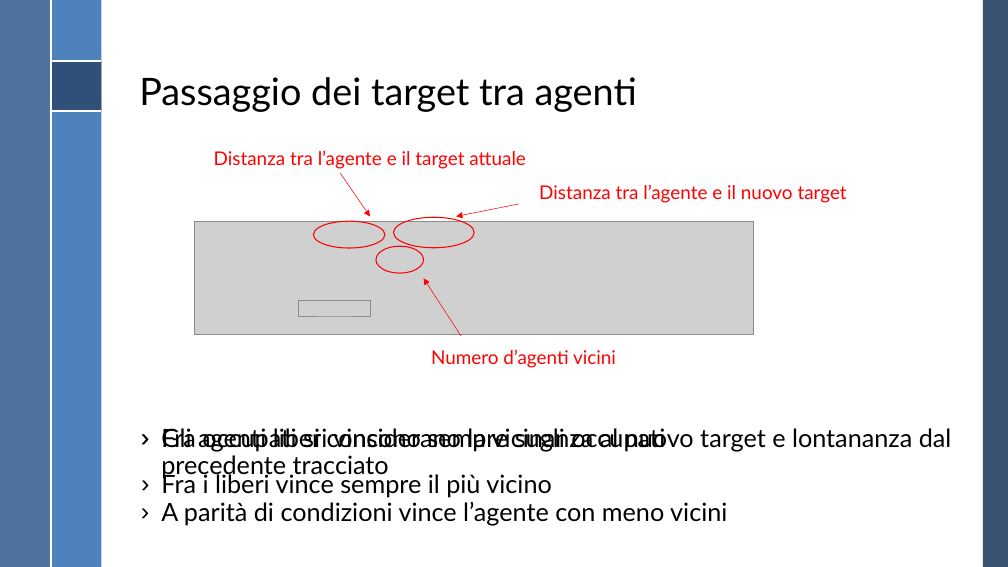
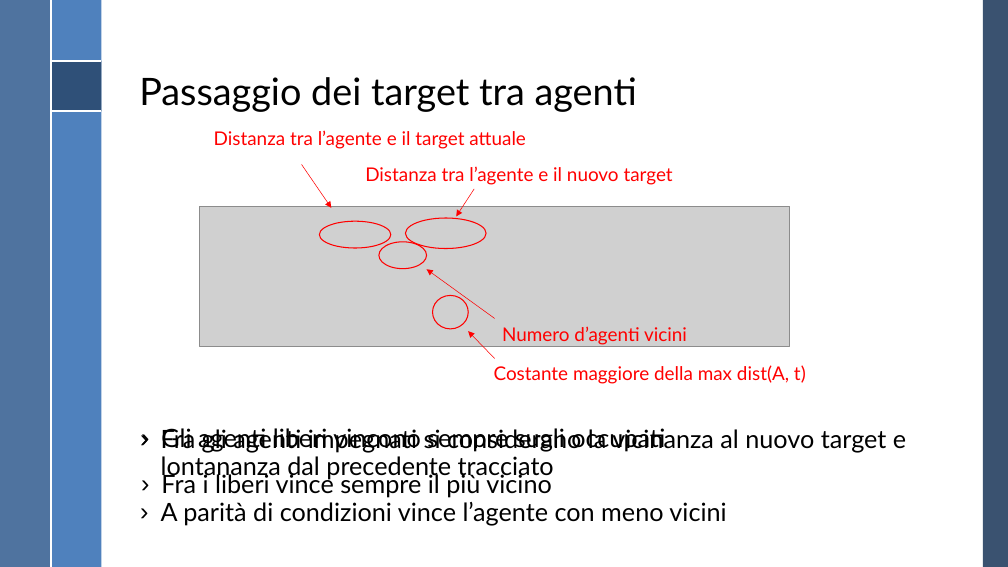
Before and after one commit to RiccardoGrieco/masTracking, a slide deck: slide 7 of Presentazione MAS/Presentazione MAS.pptx. Drawn at 1008x567 pixels with LibreOffice and Linux fonts; fonts in the diff are those of the drawing; grey boxes stand for pictures; background and template pictures are left out. Boxes give left, top, right and bottom in pixels: in the first picture for what was removed or moved away, otherwise in the second. Text is boxed around its words. In the diff, an @@ line names an element or a change of style, - is before the commit and + after.

```diff
--- a/Presentazione MAS/Presentazione MAS.pptx
+++ b/Presentazione MAS/Presentazione MAS.pptx
@@ text "Distanza tra l’agente e il ..." moved from (x1=214, y1=150, x2=526, y2=169) to (x1=214, y1=130, x2=526, y2=149) @@
@@ arrow moved from (340, 173) - (370, 216) to (302, 165) - (331, 208) @@
@@ text "Distanza tra l’agente e il ..." moved from (x1=539, y1=185, x2=847, y2=203) to (x1=365, y1=167, x2=673, y2=185) @@
@@ picture resized from (x1=194, y1=222, x2=753, y2=335) to (x1=200, y1=206, x2=790, y2=347) @@
@@ arrow moved from (519, 204) - (456, 216) to (474, 189) - (456, 216) @@
@@ ellipse moved from (x1=313, y1=222, x2=384, y2=249) to (x1=319, y1=222, x2=390, y2=249) @@
@@ ellipse moved from (x1=393, y1=217, x2=474, y2=247) to (x1=405, y1=218, x2=486, y2=248) @@
@@ ellipse moved from (x1=376, y1=247, x2=423, y2=274) to (x1=379, y1=242, x2=426, y2=269) @@
@@ arrow moved from (461, 336) - (423, 278) to (495, 318) - (426, 269) @@
@@ ellipse added at (x1=433, y1=296, x2=468, y2=329), outline #FF0000 1 pt @@
@@ picture removed at (x1=299, y1=300, x2=370, y2=316) @@
@@ text "Numero d’agenti vicini" moved from (x1=431, y1=350, x2=616, y2=368) to (x1=502, y1=326, x2=687, y2=345) @@
@@ arrow added from (495, 358) to (468, 331), #FF0000 0.5 pt @@
@@ text added at (x1=494, y1=365, x2=806, y2=384), 18 pt, text #FF0000 @@
+Costante maggiore della max dist(A, t)
@@ text at (x1=161, y1=427, x2=906, y2=480): text changed @@
-› Fra occupati si considerano la vicinanza al nuovo target e lontananza dal precedente tracciato
+› Fra gli agenti impegnati si considerano la vicinanza al nuovo target e lontananza dal precedente tracciato
```
Also in this commit, not shown: 6 other slides changed, 3 slides added.
